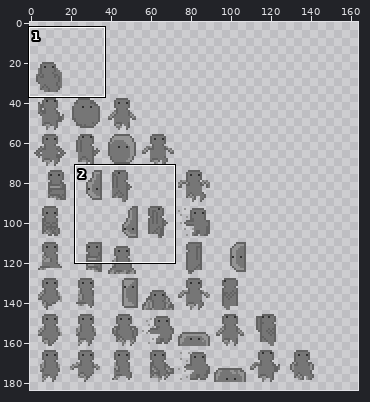
One commit to this sprite sheet: core/assets/tiled/Blobb.png. The first picture is a wide view before the edit; the outline marks the close-up.
Close-up. The starting point:
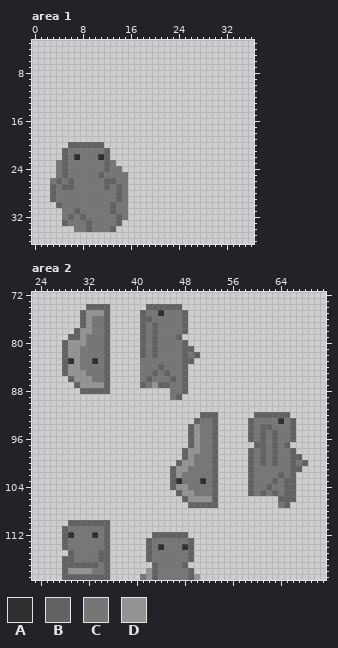
The file is 128x128 pixels. Shown: area 1: x 0..36, y 3..36; area 2: x 23..71, y 72..119. The old version is drawn lined up with the new one. The wide view leaves out empty margins. The commit also changed other parts of the picture, which this record leaves out.
Palette (. is transparent): A #303030  B #626262  C #767676  D #949494
Pixels before, area 1, first column x 3:
20 ...BBBBBB....
21 ..BCCCCCCB...
22 ..BCACCCAB...
23 .CBCCCCCCBC..
24 .CBCCCCCCBCC.
25 .CBCCCCCBCCCC
26 CBCBCCCCCBBCC
27 BCBBCCCCCBCBC
28 BCCCCCCCCCCBC
29 BCCCCCCCCCCBC
30 .BCCCCCCCCBCC
31 ..CCBCCCCCBCC
32 ..CBCBCCCCCBC
33 ..BCCCBCCCCB.
34 ....CCBCCCB..
Pixels before, area 2, first column x 28:
 74 ....BBBB......BBBBBB.....................
 75 ...BDDDB.....BCCACCCB....................
 76 ...BDCCB.....BBCCCCCB....................
 77 ...BDCCB.....BCBCCCCB....................
 78 ..BDDCCB.....BCBCCCCB....................
 79 .BBDCCCB.....BCBCCCB.....................
 80 BDDDCCCB.....BCBCCCCB....................
 81 BDDCCCCB.....BCBCCCCBB...................
 82 BDDCCCCB.....BCBCCCCBCB..................
 83 BADCCACB.....CCCCCCCBB...................
 84 BDDCCCCB.....CCCBCCCB....................
 85 BDDDCCCB.....CCBCBCCB....................
 86 .BDDDCCB.....CBCCCBCB....................
 87 ..BDDDDB.....BCDBBCCB....................
 88 ...BBBBB..........CCB....................
 89 ..................CB.....................
 90 .........................................
 91 .........................................
 92 .......................BBB......BBBBBB...
 93 ......................BCCB.....BCCCCACB..
 94 .....................BDCCB.....BCBBCCCB..
 95 .....................BDCCB.....BCBCBCCB..
 96 .....................BDCCB.....BCBCBCCB..
 97 .....................BDCCB......BBCBCB...
 98 ....................BDDCCB.....BCBCBCCB..
 99 ....................BDCCCB.....BCBCBCCBB.
100 ...................BDDCCCB.....BCBCBCCBCB
101 ..................BDDCCCCB.....BCCCCCCBB.
102 ..................BDCCCCCB.....BCCCCBCB..
103 ..................BACCCACB.....BCCCBCBB..
104 ..................BDDCCCCB.....BCCBCCBB..
105 ...................BDDCCCB.....BCBCBCBB..
106 ....................BDDDDB..........BBB..
107 .....................BBBBB..........CB...
108 .........................................
109 .........................................
110 .BBBBBBB.................................
111 BCCCCCCB.................................
112 BACCCACB.......BBBBBB....................
113 BCCCCCCB......BCCCCCCB...................
114 BCCCCCCB......BCACCCAB...................
115 .BCCCCBB......BCCCCCCB...................
116 BBCCCCBB......BCCCCCCB...................
117 BBBBBBCB.......BCCCCB....................
118 BDDDDCCB......DBCCCCCB...................
119 BBBBBBBB.....CDBCCCCCBD..................
Now the later version:
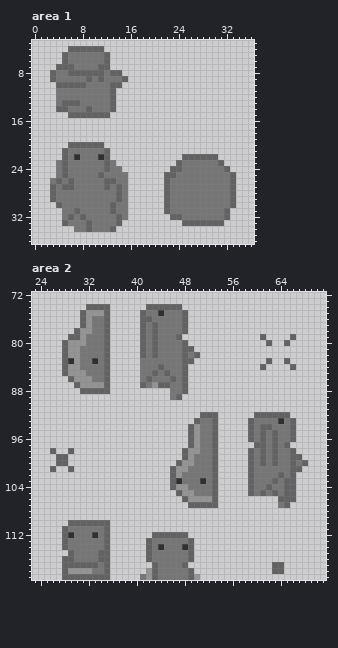
The edit:
canvas 128x128 -> 256x256; drawings rearranged on the sheet (the old picture shows each at its new place)
Changed rows in their new state; - is an unchanged pixel.
Area 1:
first column x 3:
 4 ---BBBBBB----
 5 --BCCCCCCB---
 6 --BCCCCCCB---
 7 -BBBCCCCBB---
 8 BCCBBBBBBCBB-
 9 BCCCCCBCBCCCB
10 -BBBBBCCCCBB-
11 -CCCCCCCCCB--
12 -CCCCCCCCCB--
13 -CBBBCCCCCB--
14 -BBCCCBCCCB--
15 ---BBBBBBB---
first column x 22:
22 ---BBBBBB---
23 --BCCCCCCB--
24 -BBCCCCCCCB-
25 BBCCCCCCCCCB
26 BCCCCCCCCCCB
27 BCCCCCCCCCCB
28 BCCCCCCCCCCB
29 BCCCCCCCCCCB
30 BCCCCCCCCCCB
31 BCCCCCCCCCB-
32 -BBCCCCCCCB-
33 ---BBBBBBB--
Area 2:
first column x 61:
 79 B----B
 80 -B--B-
 83 -B--B-
 84 B----B
first column x 26:
 98 B--B
 99 -BB-
100 -BB-
101 B--B
first column x 63:
117 BB
118 BB
Boxes around the changes in both close-ups, in picture pixels (x1, y1, x2, y2):
added: (50, 46, 128, 118)
added: (164, 154, 236, 226)
added: (260, 334, 296, 370)
added: (50, 448, 74, 472)
added: (272, 562, 284, 574)
